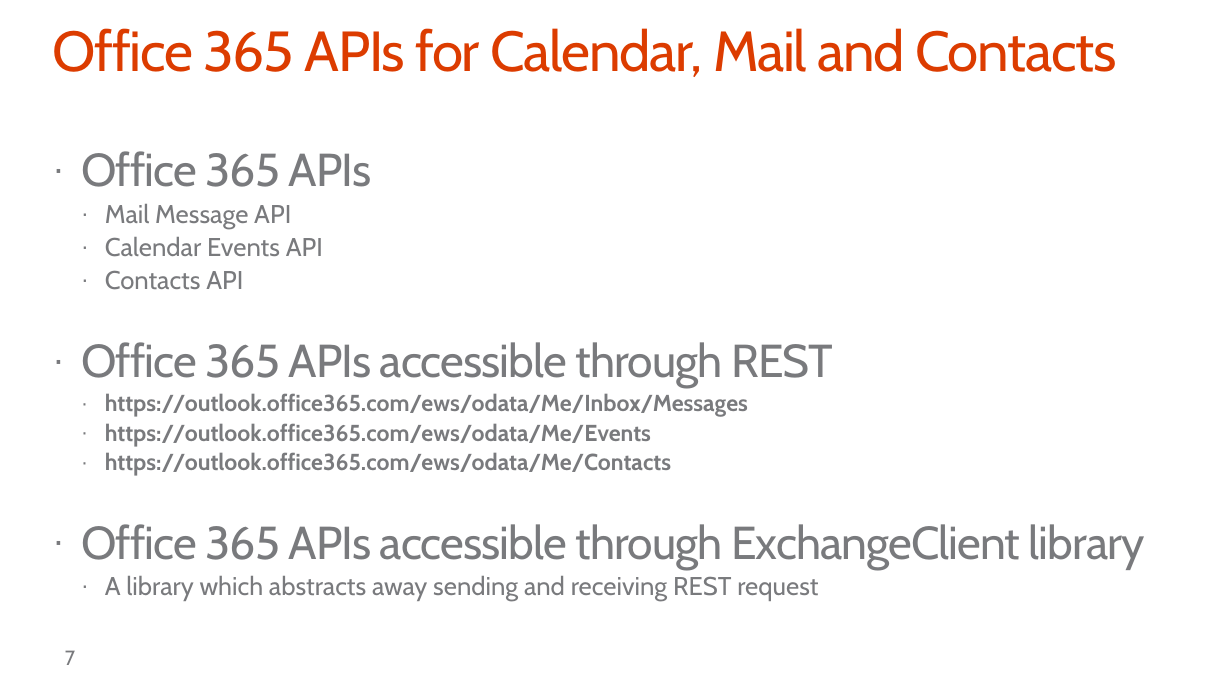
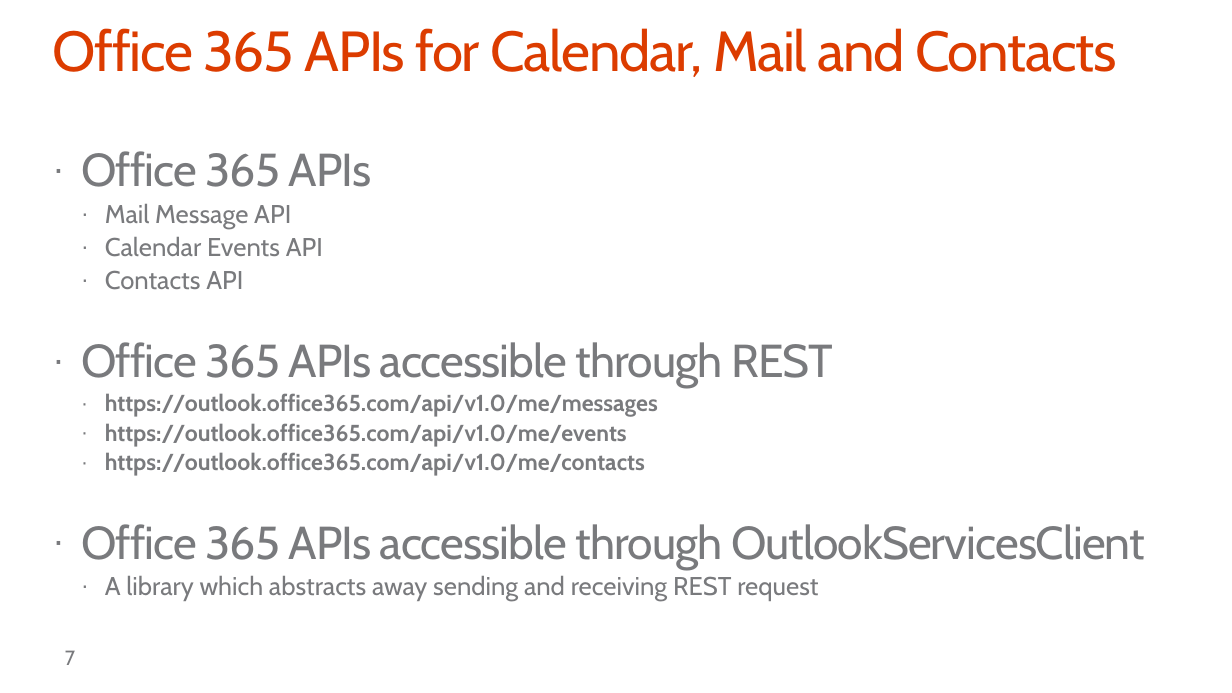
Before and after one commit to OfficeDev/TrainingContent, a slide deck: slide 7 of O3653-2 Deep Dive into Office 365 APIs for Calendar, Mail, and Contacts/O3653-2 Deep Dive into Office 365 APIs for Calendar, Mail, and Contacts.pptx. Drawn at 1232x693 pixels with LibreOffice and Linux fonts; fonts in the diff are those of the drawing; background and template pictures are left out. Boxes give left, top, right and bottom in pixels: in the first picture for what was removed or moved away, otherwise in the second. Text is boxed around its words. In the diff, an @@ line names an element or a change of style, - is before the commit and + after.

```diff
--- a/O3653-2 Deep Dive into Office 365 APIs for Calendar, Mail, and Contacts/O3653-2 Deep Dive into Office 365 APIs for Calendar, Mail, and Contacts.pptx
+++ b/O3653-2 Deep Dive into Office 365 APIs for Calendar, Mail, and Contacts/O3653-2 Deep Dive into Office 365 APIs for Calendar, Mail, and Contacts.pptx
@@ text at [81, 393, 1145, 569]: text changed @@
-  · https://outlook.office365.com/ews/odata/Me/Inbox/Messages
-  · https://outlook.office365.com/ews/odata/Me/Events
-  · https://outlook.office365.com/ews/odata/Me/Contacts
-· Office 365 APIs accessible through ExchangeClient library
+  · https://outlook.office365.com/api/v1.0/me/messages
+  · https://outlook.office365.com/api/v1.0/me/events
+  · https://outlook.office365.com/api/v1.0/me/contacts
+· Office 365 APIs accessible through OutlookServicesClient
```
Also in this commit, not shown: 14 other slides changed.
